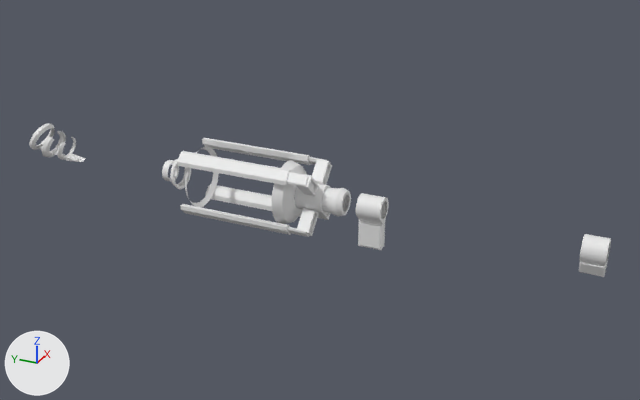
The FBX model Thyme 2.0/Assets/Models/Meshes/Thymeblade/TBlade_BrassParts.fbx, before and after one commit.
The view is the same before and after, from a 50 mm lens placed at (-1.529, -1.034, 0.779), pointed at (0.027, -0.334, 0.001). Arrows for +X, +Y and +Z are at lower left; the lights stay in place. Where no turn or scale is listed for an object, it has been applied to the vertices. Vertices at the same position are counted once.

Names of what the first picture shows: 'Body.004'.
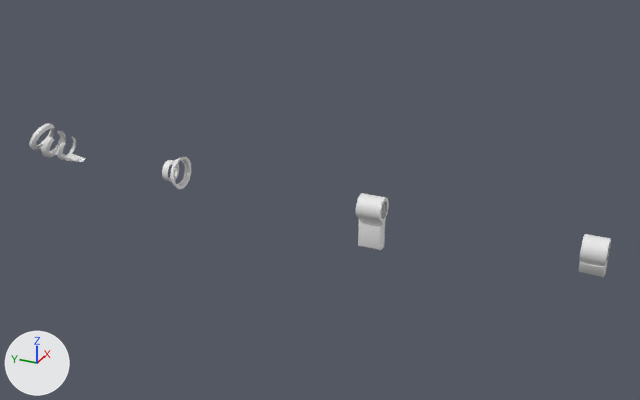
Changed parts and their boxes [x1, y1, x2, y2] in the pictures (640 x 400 px):
part 1 of me_gear_013, deleted: before [177, 138, 351, 237]

The change, as a list of edits to the scene's bpy script:
```text
Change me_gear_013:
    used by ob_body_004; location = (0.0, -0.025, 0.018)
    remove me_gear_013.from_pydata(...)  # 1451 vertices, 1169 faces; spans x -0.068..0.068, y -0.899..0.422, z -0.087..0.071
    add me_gear_013.from_pydata(...)  # 900 vertices, 718 faces; spans x -0.038..0.038, y -0.899..0.422, z -0.087..0.06
    me_gear_013 part 1: 7 loose pieces with 546 vertices, spanning x -0.068..0.068, y -0.379..-0.019, z -0.071..0.071, are deleted
```
